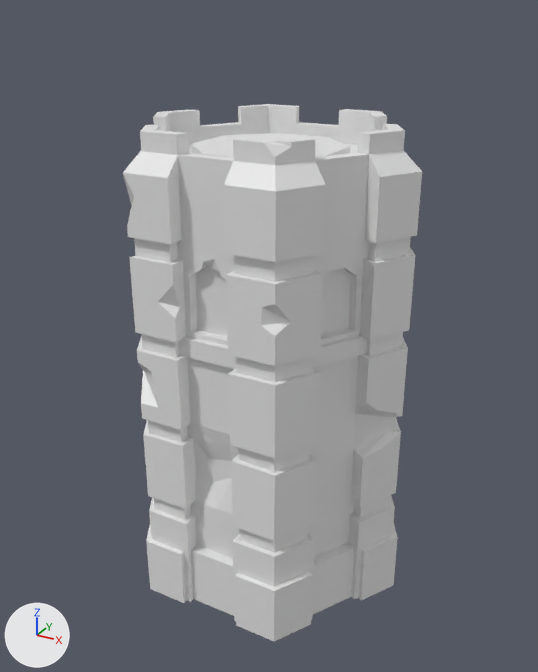
One commit to the FBX model Models/FBX/Ballista Tower L1.fbx: the scene before it, then after it.
The view is the same before and after, from a 50 mm camera at (2.12, -3.89, 3.59) aimed at (0.0, -0.03, 1.66). The axes (+X, +Y, +Z) are drawn at lower left. The lights are the same throughout. Where no turn or scale is listed for an object, it has been applied to the vertices.

Names of what the first picture shows: 'Ballista Tower', 'RotatePad'.
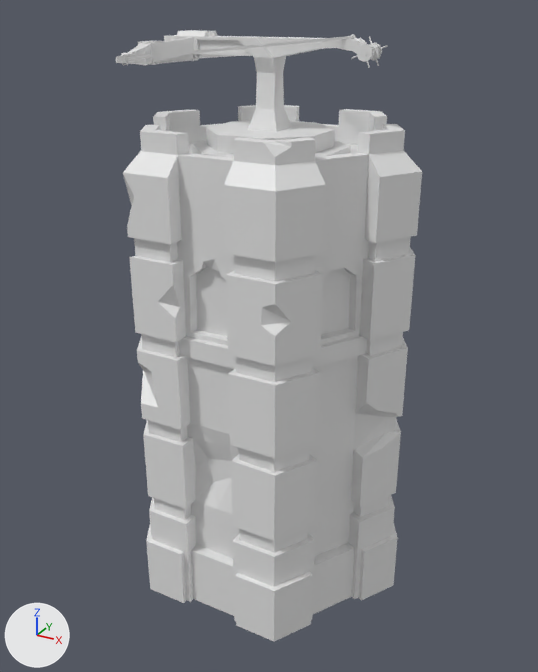
The newer file is also turned or shifted as a whole; pictures and numbers use the older file's frame.

The change, as a diff of the scene's bpy script:
```diff
--- a/Models/FBX/Ballista Tower L1.fbx.py
+++ b/Models/FBX/Ballista Tower L1.fbx.py
@@ me_cylinder @@
+me_cylinder.from_pydata(...)  # 651 vertices, 728 faces; spans x -0.73..0.66, y -0.81..0.81, z -0.05..0.56
@@ ob_ballista @@
+ob_ballista = bpy.data.objects.new('Ballista', me_cylinder)
+ob_ballista.location = (-0.008, 0.0, 2.909)
```

Changed parts and their boxes [x1, y1, x2, y2] in the pictures (538 x 672 px):
'Ballista', added
    after: [116, 30, 387, 154]
'RotatePad', unchanged, covered by the edit
    before: [191, 133, 350, 158]
    after: [191, 140, 350, 158]
